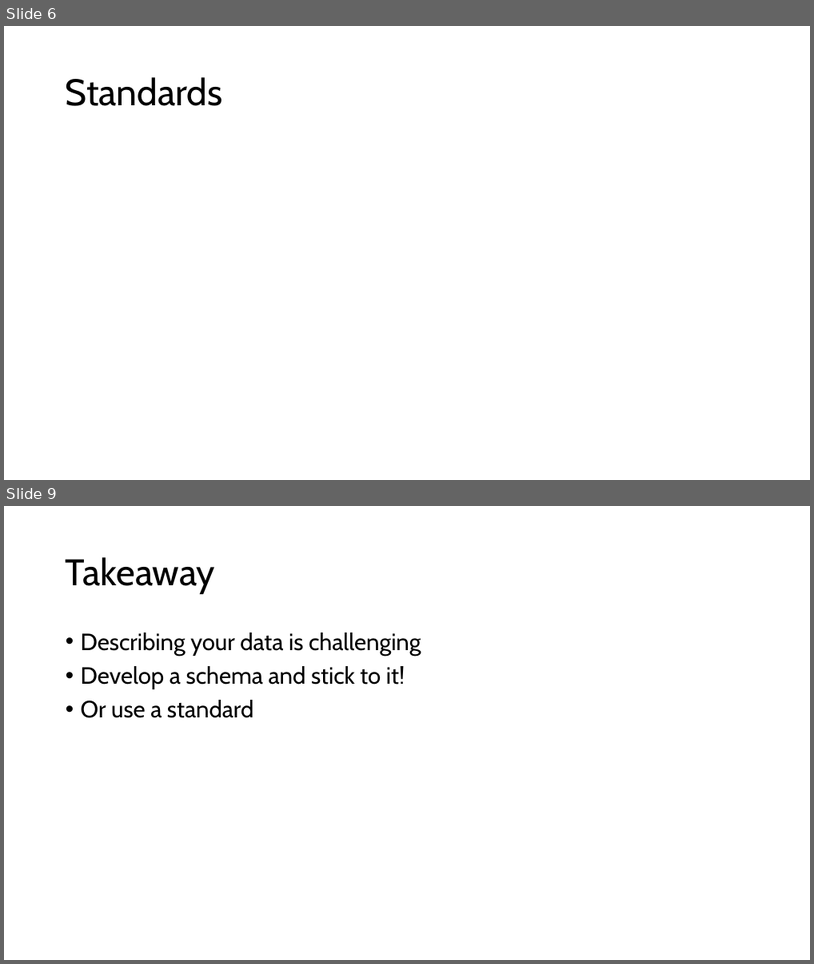
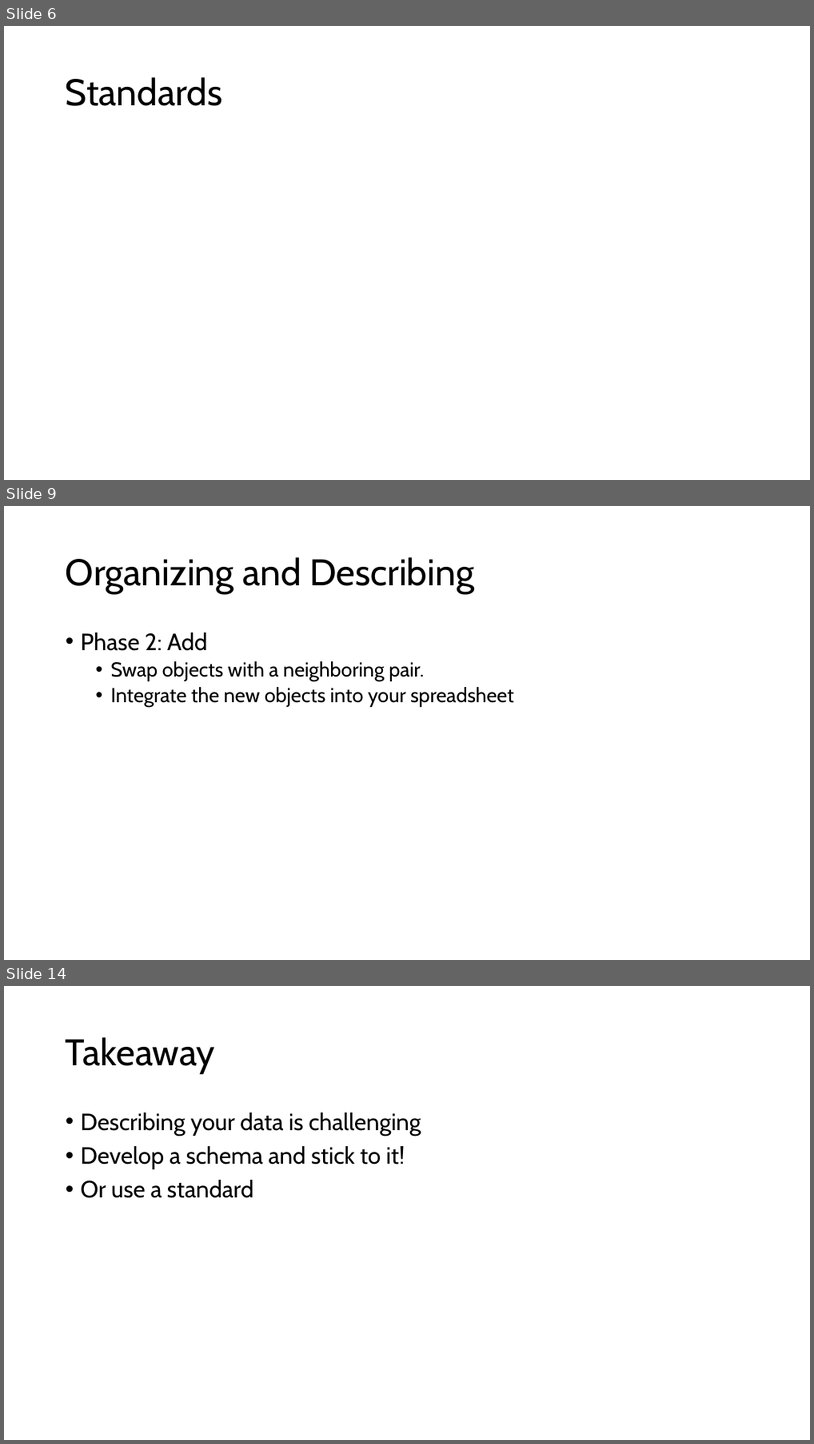
Before and after one commit to walshbr/data-for-the-rest-of-us, a slide deck: resources/week-3/description.pptx. Shown one above the other, each under a label of ours: slides 6 and 9 before the commit, slides 6, 9 and 14 after it; the slides between them are not shown. The pictures are 814x964 and 814x1444 pixels, drawn with LibreOffice and Linux fonts; fonts in the diff are those of the drawing; background and template pictures are left out. Boxes give left, top, right and bottom in pixels: in the first picture for what was removed or moved away, otherwise in the second. Text is boxed around its words. In the diff, an @@ line names an element or a change of style, - is before the commit and + after.

```diff
--- a/resources/week-3/description.pptx
+++ b/resources/week-3/description.pptx
@@ slide 9 added at box(4, 506, 810, 960), background #FFFFFF @@
@@ title added at box(66, 557, 474, 594), 44 pt, text #000000 @@
+Organizing and Describing
@@ text added at box(81, 632, 514, 708), 24 pt, text #000000 @@
+• Phase 2: Add
+  • Swap objects with a neighboring pair.
+  • Integrate the new objects into your spreadsheet
@@ what was slide 9 is now slide 14 @@
```
Also in this commit, not shown: 1 slide changed, 4 other slides added, 1 other file.
